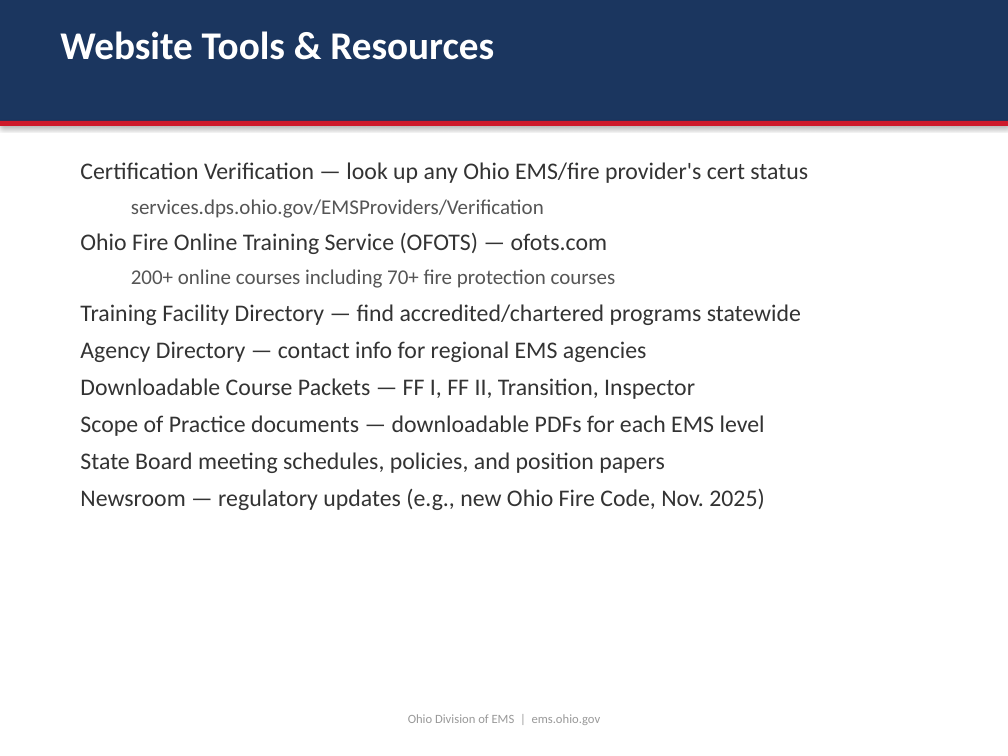
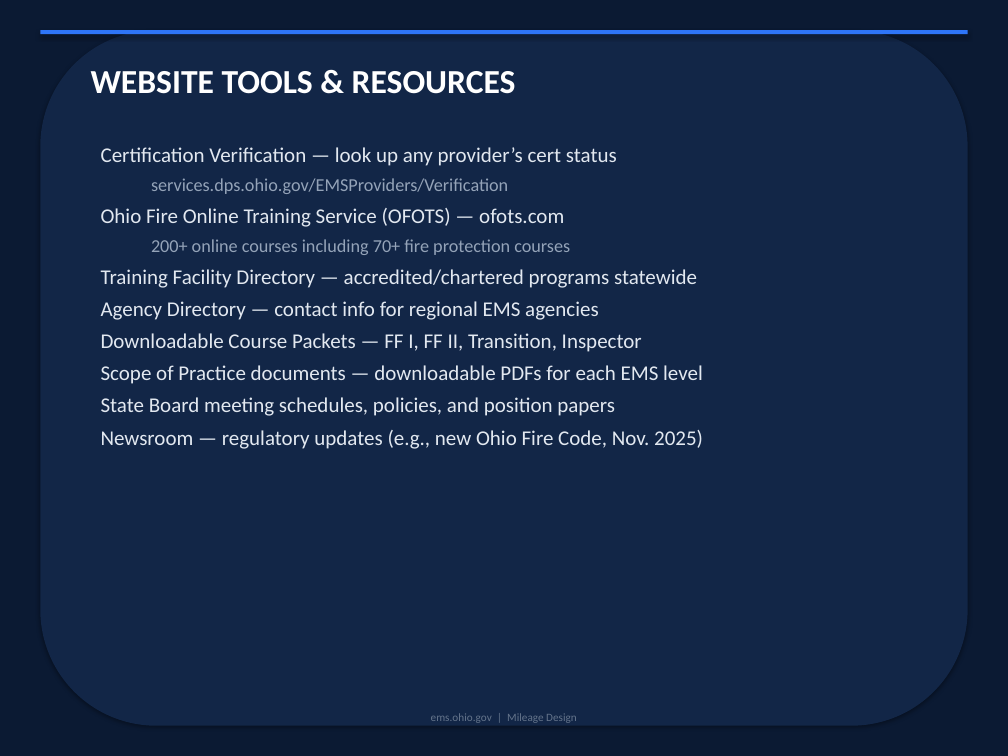
Before and after one commit to bbishilany/nicks-capstone, a slide deck: slide 13 of Ohio-Division-of-EMS-Presentation.pptx. Drawn at 1008x756 pixels with LibreOffice and Linux fonts; fonts in the diff are those of the drawing. Boxes give left, top, right and bottom in pixels: in the first picture for what was removed or moved away, otherwise in the second. Text is boxed around its words. In the diff, an @@ line names an element or a change of style, - is before the commit and + after.

```diff
--- a/Ohio-Division-of-EMS-Presentation.pptx
+++ b/Ohio-Division-of-EMS-Presentation.pptx
@@ background #FFFFFF to #0B1A33 @@
@@ rectangle removed at (x1=0, y1=0, x2=1008, y2=121) @@
@@ rectangle resized from (x1=0, y1=121, x2=1008, y2=126) to (x1=40, y1=30, x2=968, y2=34) @@
@@ rectangle at (x1=40, y1=30, x2=968, y2=34): fill #CE1A2B to #2E75F7 @@
@@ rounded rectangle added at (x1=40, y1=30, x2=968, y2=726), fill #122647 @@
@@ text at (x1=91, y1=71, x2=516, y2=94): text changed; size 28 to 24 pt @@
-Website Tools & Resources
+WEBSITE TOOLS & RESOURCES
@@ text "Certification Verification — look up ..." moved from (x1=80, y1=162, x2=808, y2=510) to (x1=101, y1=147, x2=703, y2=449) @@
@@ text at (x1=101, y1=147, x2=617, y2=166): text changed; size 17 to 15 pt; text colour #333333 to #E2E8F0 @@
-Certification Verification — look up any Ohio EMS/fire provider's cert status
+Certification Verification — look up any provider’s cert status
@@ text at (x1=101, y1=178, x2=703, y2=449): size 15 to 13 pt, text colour #555555 to #94A3B8 in "services.dps.ohio.gov/EMSProviders/Verification", "200+ online courses including 70+ fire protection ..."; size 17 to 15 pt, text colour #333333 to #E2E8F0 in "Ohio Fire Online Training Service (OFOTS) — ...", "Agency Directory — contact info for regional ...", "Downloadable Course Packets — FF I, FF ...", "Scope of Practice documents — downloadable PDFs ..." and 2 more places; less space between paragraphs @@
@@ text at (x1=101, y1=269, x2=697, y2=288): text changed; size 17 to 15 pt; text colour #333333 to #E2E8F0 @@
-Training Facility Directory — find accredited/chartered programs statewide
+Training Facility Directory — accredited/chartered programs statewide
@@ text at (x1=431, y1=713, x2=577, y2=723): text changed; size 9 to 8 pt; text colour #999999 to #64748B @@
-Ohio Division of EMS | ems.ohio.gov
+ems.ohio.gov | Mileage Design
```
Also in this commit, not shown: 29 other slides changed, 7 other files.
